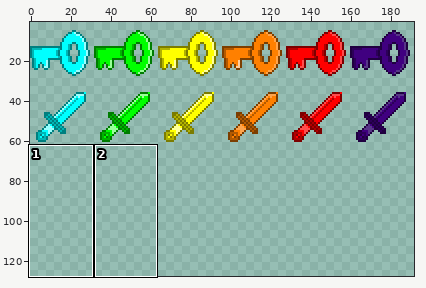
Sprite sheet -- RebeccasReleasing/ressources/textures/loot/tool_sheet.png. The picture above shows the old version from afar; the outline marks the close-up.
Close-up. The starting point:
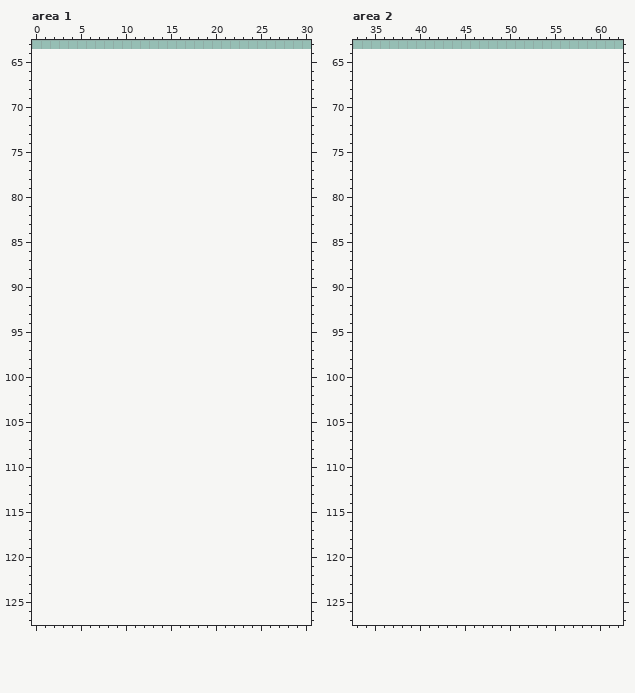
The file is 192x64 pixels. Shown: area 1: x 0..30, y 63..127; area 2: x 33..62, y 63..127. The old version is drawn lined up with the new one, on the new canvas. The wide view leaves out empty margins. The commit also changed other parts of the picture, which this record leaves out.
The result:
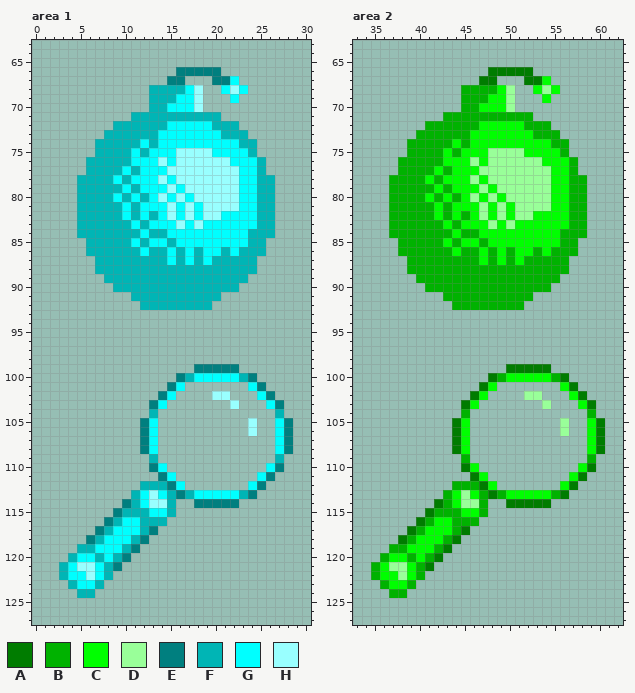
Palette (. is transparent): A #007c00  B #00b200  C #00ff00  D #99ff99  E #007f7f  F #00b5b5  G #00ffff  H #99ffff
Difference:
canvas 192x64 -> 192x128
--- area 1
@@ x 0..30 @@
  65 ...............................
- 66 ...............................
- 67 ...............................
- 68 ...............................
- 69 ...............................
- 70 ...............................
- 71 ...............................
- 72 ...............................
- 73 ...............................
- 74 ...............................
- 75 ...............................
- 76 ...............................
- 77 ...............................
- 78 ...............................
- 79 ...............................
- 80 ...............................
- 81 ...............................
- 82 ...............................
- 83 ...............................
- 84 ...............................
- 85 ...............................
- 86 ...............................
- 87 ...............................
- 88 ...............................
- 89 ...............................
- 90 ...............................
- 91 ...............................
- 92 ...............................
+ 66 ................EEEEE..........
+ 67 ...............EE...EEG........
+ 68 .............FFFFGH..GHG.......
+ 69 .............FFFGGH...G........
+ 70 .............FFGGGH............
+ 71 ...........FFFFFFFFFF..........
+ 72 .........FFFFFFGGGGGFFF........
+ 73 ........FFFFFFGGGGGGGFFF.......
+ 74 .......FFFFFGFGGGGGGGGGFF......
+ 75 .......FFFFGFGGGHHHHGGGGF......
+ 76 ......FFFFFGGGHGHHHHHHGGGF.....
+ 77 ......FFFFGFGGGHHHHHHHHGGF.....
+ 78 .....FFFFGFGGGHGHHHHHHHGGFF....
+ 79 .....FFFFFGFGGGHGHHHHHHGGFF....
+ 80 .....FFFFGFGFGHGHGHHHHHGGFF....
+ 81 .....FFFFFGFGGGHGHGHHHHGGFF....
+ 82 .....FFFFFGFGFGHGHGHHGGGGFF....
+ 83 .....FFFFFFGFGGGHGHGGGGGGFF....
+ 84 .....FFFFFFFGFFGGGGGGGGGFFF....
+ 85 ......FFFFFGFGGFGGGGGGGGFF.....
+ 86 ......FFFFFFGFFGFGFGGFGFFF.....
+ 87 .......FFFFFFFFGFGFGFFFFF......
+ 88 .......FFFFFFFFFFFFFFFFFF......
+ 89 ........FFFFFFFFFFFFFFFF.......
+ 90 .........FFFFFFFFFFFFFF........
+ 91 ...........FFFFFFFFFF..........
+ 92 ............FFFFFFFF...........
  93 ...............................
@@ x 0..30 @@
  98 ...............................
- 99 ...............................
-100 ...............................
-101 ...............................
-102 ...............................
-103 ...............................
-104 ...............................
-105 ...............................
-106 ...............................
-107 ...............................
-108 ...............................
-109 ...............................
-110 ...............................
-111 ...............................
-112 ...............................
-113 ...............................
-114 ...............................
-115 ...............................
-116 ...............................
-117 ...............................
-118 ...............................
-119 ...............................
-120 ...............................
-121 ...............................
-122 ...............................
-123 ...............................
-124 ...............................
+ 99 ..................EEEEE........
+100 ................EFGGGGGFE......
+101 ...............EG.......GE.....
+102 ..............EG....HH...GE....
+103 .............EG.......H...GE...
+104 .............F.............F...
+105 ............EG..........H..GE..
+106 ............EG..........H..GE..
+107 ............EG.............GE..
+108 ............EG.............GE..
+109 .............F.............F...
+110 .............EG...........GE...
+111 ..............EG.........GE....
+112 ............FFFEG.......GE.....
+113 ...........FGHGFEFGGGGGFE......
+114 ..........EFGHHF..EEEEE........
+115 .........EFFFGGF...............
+116 ........EFGGFFF................
+117 .......EFGGGFE.................
+118 ......EFGGGFE..................
+119 .....FFGGGFE...................
+120 ....FGGFGFE....................
+121 ...FGHHGFE.....................
+122 ...FGGHGF......................
+123 ....FGGF.......................
+124 .....FF........................
 125 ...............................
--- area 2
@@ x 33..62 @@
  65 ..............................
- 66 ..............................
- 67 ..............................
- 68 ..............................
- 69 ..............................
- 70 ..............................
- 71 ..............................
- 72 ..............................
- 73 ..............................
- 74 ..............................
- 75 ..............................
- 76 ..............................
- 77 ..............................
- 78 ..............................
- 79 ..............................
- 80 ..............................
- 81 ..............................
- 82 ..............................
- 83 ..............................
- 84 ..............................
- 85 ..............................
- 86 ..............................
- 87 ..............................
- 88 ..............................
- 89 ..............................
- 90 ..............................
- 91 ..............................
- 92 ..............................
+ 66 ...............AAAAA..........
+ 67 ..............AA...AAC........
+ 68 ............BBBBCD..CDC.......
+ 69 ............BBBCCD...C........
+ 70 ............BBCCCD............
+ 71 ..........BBBBBBBBBB..........
+ 72 ........BBBBBBCCCCCBBB........
+ 73 .......BBBBBBCCCCCCCBBB.......
+ 74 ......BBBBBCBCCCCCCCCCBB......
+ 75 ......BBBBCBCCCDDDDCCCCB......
+ 76 .....BBBBBCCCDCDDDDDDCCCB.....
+ 77 .....BBBBCBCCCDDDDDDDDCCB.....
+ 78 ....BBBBCBCCCDCDDDDDDDCCBB....
+ 79 ....BBBBBCBCCCDCDDDDDDCCBB....
+ 80 ....BBBBCBCBCDCDCDDDDDCCBB....
+ 81 ....BBBBBCBCCCDCDCDDDDCCBB....
+ 82 ....BBBBBCBCBCDCDCDDCCCCBB....
+ 83 ....BBBBBBCBCCCDCDCCCCCCBB....
+ 84 ....BBBBBBBCBBCCCCCCCCCBBB....
+ 85 .....BBBBBCBCCBCCCCCCCCBB.....
+ 86 .....BBBBBBCBBCBCBCCBCBBB.....
+ 87 ......BBBBBBBBCBCBCBBBBB......
+ 88 ......BBBBBBBBBBBBBBBBBB......
+ 89 .......BBBBBBBBBBBBBBBB.......
+ 90 ........BBBBBBBBBBBBBB........
+ 91 ..........BBBBBBBBBB..........
+ 92 ...........BBBBBBBB...........
  93 ..............................
@@ x 33..62 @@
  98 ..............................
- 99 ..............................
-100 ..............................
-101 ..............................
-102 ..............................
-103 ..............................
-104 ..............................
-105 ..............................
-106 ..............................
-107 ..............................
-108 ..............................
-109 ..............................
-110 ..............................
-111 ..............................
-112 ..............................
-113 ..............................
-114 ..............................
-115 ..............................
-116 ..............................
-117 ..............................
-118 ..............................
-119 ..............................
-120 ..............................
-121 ..............................
-122 ..............................
-123 ..............................
-124 ..............................
+ 99 .................AAAAA........
+100 ...............ABCCCCCBA......
+101 ..............AC.......CA.....
+102 .............AC....DD...CA....
+103 ............AC.......D...CA...
+104 ............B.............B...
+105 ...........AC..........D..CA..
+106 ...........AC..........D..CA..
+107 ...........AC.............CA..
+108 ...........AC.............CA..
+109 ............B.............B...
+110 ............AC...........CA...
+111 .............AC.........CA....
+112 ...........BBBAC.......CA.....
+113 ..........BCDCBABCCCCCBA......
+114 .........ABCDDB..AAAAA........
+115 ........ABBBCCB...............
+116 .......ABCCBBB................
+117 ......ABCCCBA.................
+118 .....ABCCCBA..................
+119 ....BBCCCBA...................
+120 ...BCCBCBA....................
+121 ..BCDDCBA.....................
+122 ..BCCDCB......................
+123 ...BCCB.......................
+124 ....BB........................
 125 ..............................
